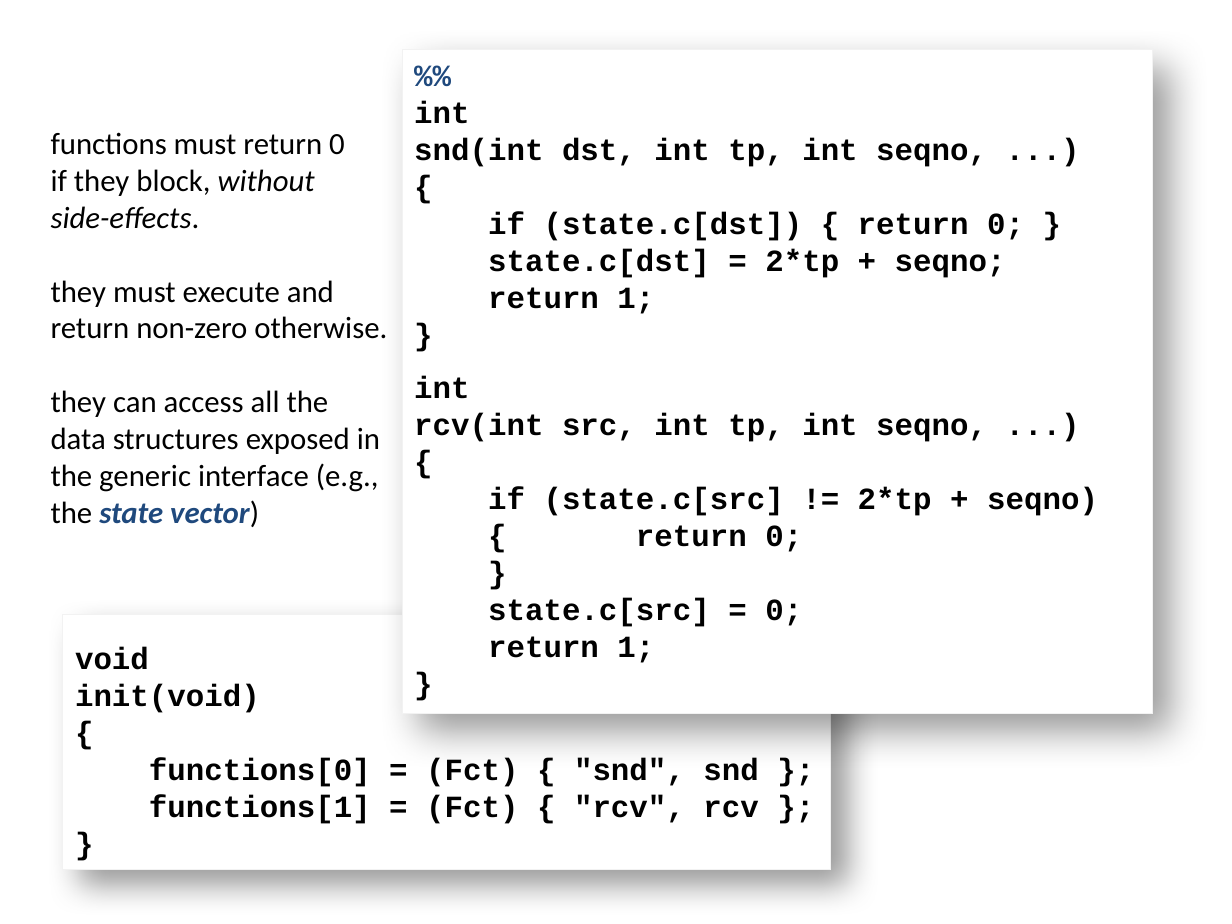
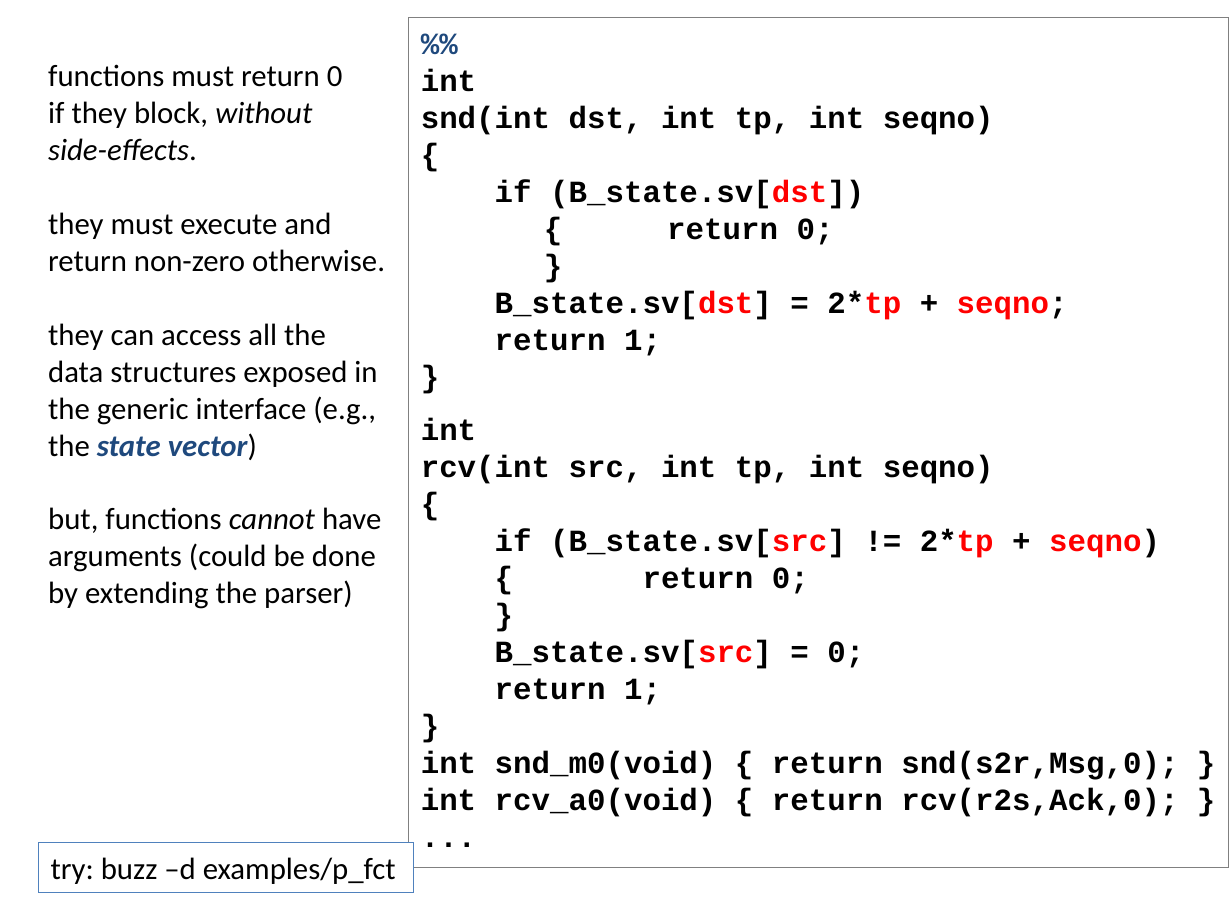
Before and after one commit to nimble-code/Buzz, a slide deck: slide 12 of docs/Buzz_Overview.pptx (slide 10 before the commit). Drawn at 1232x924 pixels with LibreOffice and Linux fonts; fonts in the diff are those of the drawing. Boxes give left, top, right and bottom in pixels: in the first picture for what was removed or moved away, otherwise in the second. Text is boxed around its words. In the diff, an @@ line names an element or a change of style, - is before the commit and + after.

Commit message:
updated

```diff
--- a/docs/Buzz_Overview.pptx
+++ b/docs/Buzz_Overview.pptx
@@ rectangle "%%": place and size @@
-rectangle "%%" at [402,49,1152,713]
+rectangle "%%" at [409,17,1230,867]
@@ rectangle "%%" at [409,17,1230,867]: outline #F2F2F2 0.75 pt to #808080 0.75 pt; shadow off @@
@@ text "functions must return 0": place and size @@
-text "functions must return 0" at [51,132,387,527]
+text "functions must return 0" at [48,64,385,609]
@@ text in rectangle at [421,106,994,135]: text changed @@
-snd(int dst, int tp, int seqno, ...)
+snd(int dst, int tp, int seqno)
@@ text in rectangle at [495,180,1068,320]: text changed @@
-if (state.c[dst]) { return 0; }
-state.c[dst] = 2*tp + seqno;
+if (B_state.sv[dst])
+{ return 0;
+}
+B_state.sv[dst] = 2*tp + seqno;
@@ text in rectangle at [421,455,994,484]: text changed @@
-rcv(int src, int tp, int seqno, ...)
+rcv(int src, int tp, int seqno)
@@ text at [48,507,381,609]: paragraphs added @@
+but, functions cannot have
+arguments (could be done
+by extending the parser)
@@ text in rectangle at [495,529,1160,558]: text changed @@
-if (state.c[src] != 2*tp + seqno)
+if (B_state.sv[src] != 2*tp + seqno)
@@ rectangle removed at [63,614,830,869] @@
-void
-init(void)
-{
-functions[0] = (Fct) { "snd", snd };
-functions[1] = (Fct) { "rcv", rcv };
-}
@@ text in rectangle at [495,640,864,669]: text changed @@
-state.c[src] = 0;
+B_state.sv[src] = 0;
@@ text in rectangle at [421,751,1178,817]: paragraphs added @@
+int snd_m0(void) { return snd(s2r,Msg,0); }
+int rcv_a0(void) { return rcv(r2s,Ack,0); }
+...
@@ rectangle added at [38,843,413,892], fill #FFFFFF, outline #4F81BD 0.75 pt, 18 pt, text #000000 @@
+try: buzz –d examples/p_fct
```
Also in this commit, not shown: 2 other slides changed, 4 slides added, 2 slides removed.
